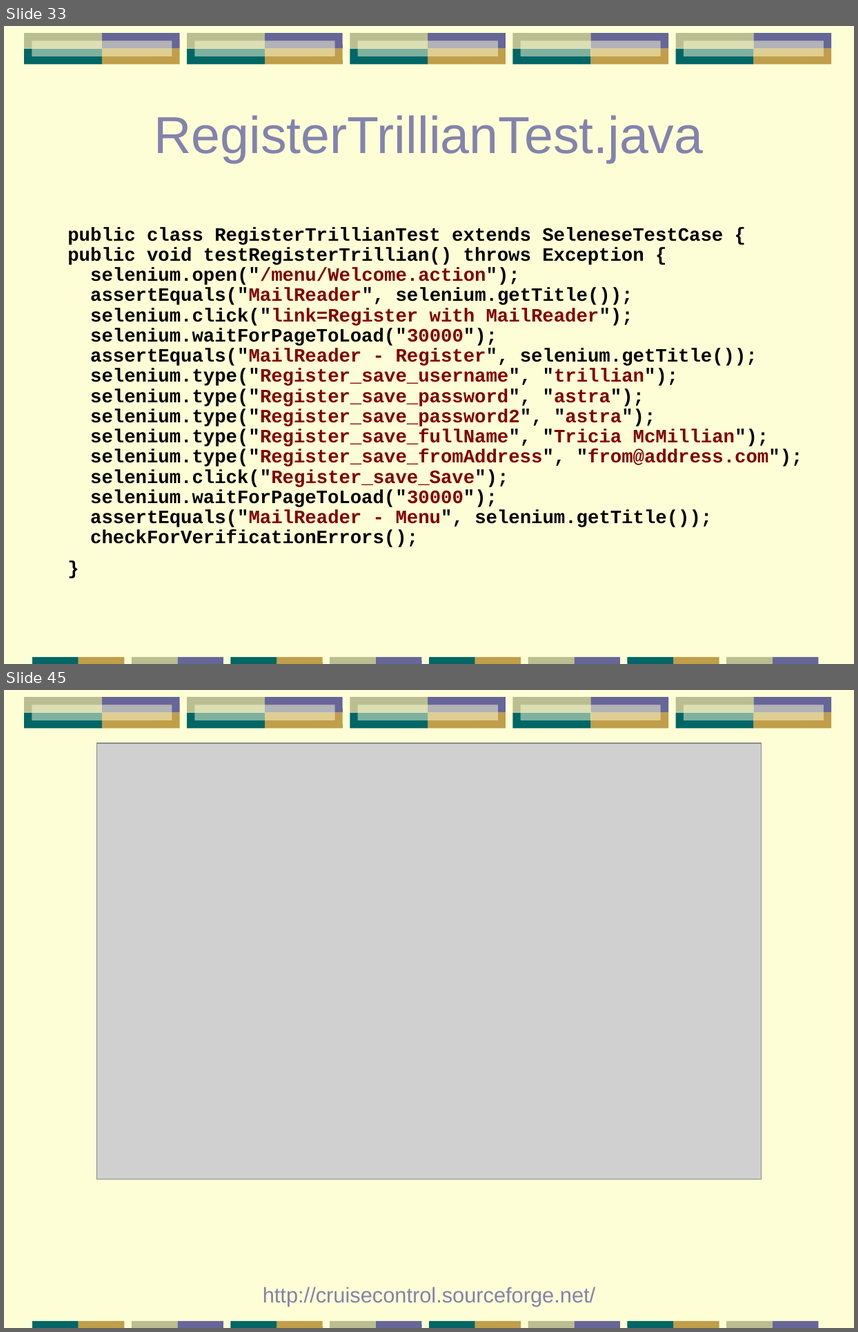
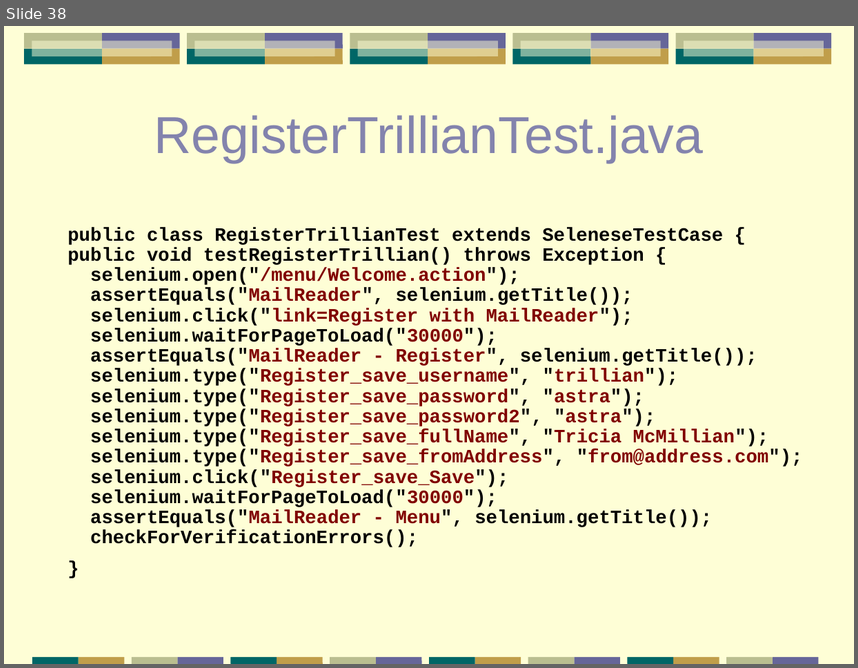
Before and after one commit to papuapost/yazaar, a slide deck: articles/testing-tools/testing-apps.ppt. Shown one above the other, each under a label of ours: slides 33 and 45 before the commit, slide 38 after it; the slides between them are not shown. The pictures are 858x1332 and 858x668 pixels, drawn with LibreOffice and Linux fonts; fonts in the diff are those of the drawing; grey boxes stand for pictures. Boxes give left, top, right and bottom in pixels: in the first picture for what was removed or moved away, otherwise in the second. Text is boxed around its words. In the diff, an @@ line names an element or a change of style, - is before the commit and + after.

```diff
--- a/articles/testing-tools/testing-apps.ppt
+++ b/articles/testing-tools/testing-apps.ppt
@@ slide 45 removed at [4, 690, 854, 1328], background #FEFED6; not listed: 41 template elements that a slide beside it also shows @@
@@ picture removed at [96, 744, 760, 1179] @@
@@ text removed at [263, 1286, 595, 1305] @@
-http://cruisecontrol.sourceforge.net/
@@ what was slide 33 is now slide 38 @@
```
Also in this commit, not shown: 21 slides changed, 12 slides added, 3 other slides removed, 1 other file.
